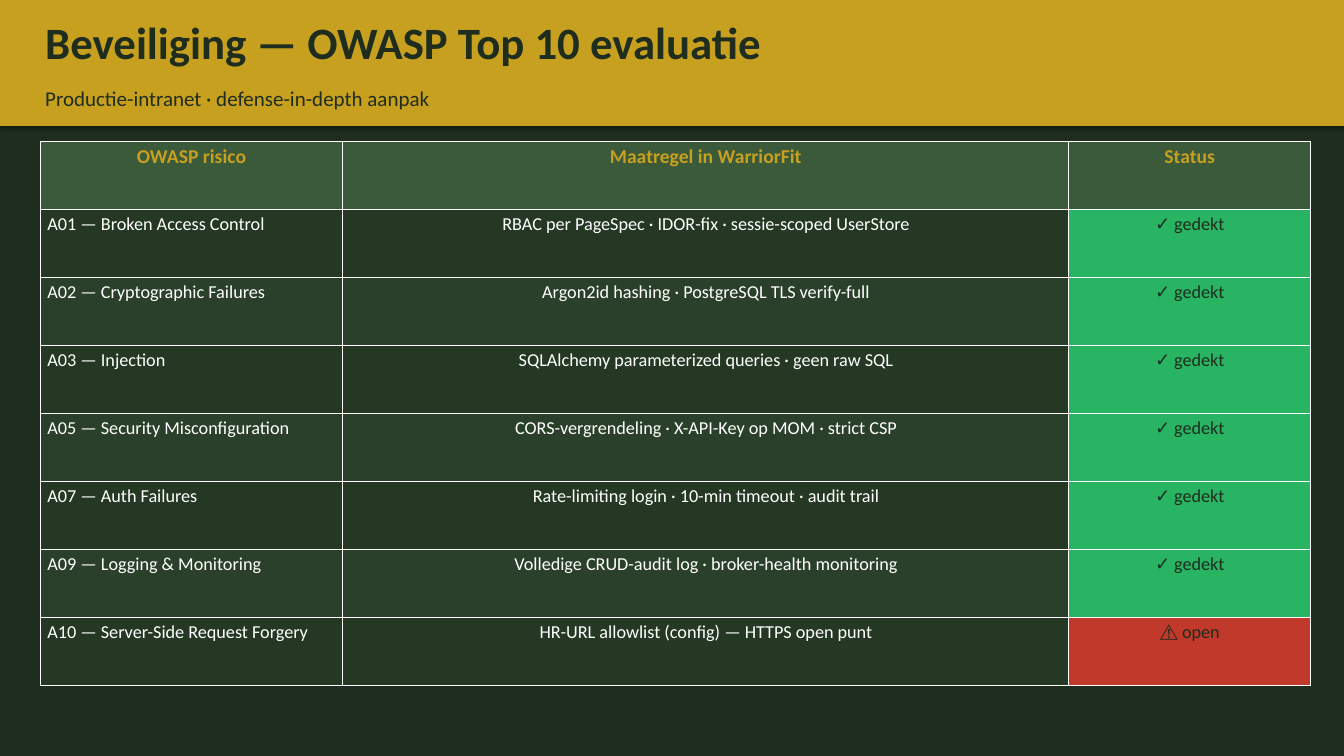
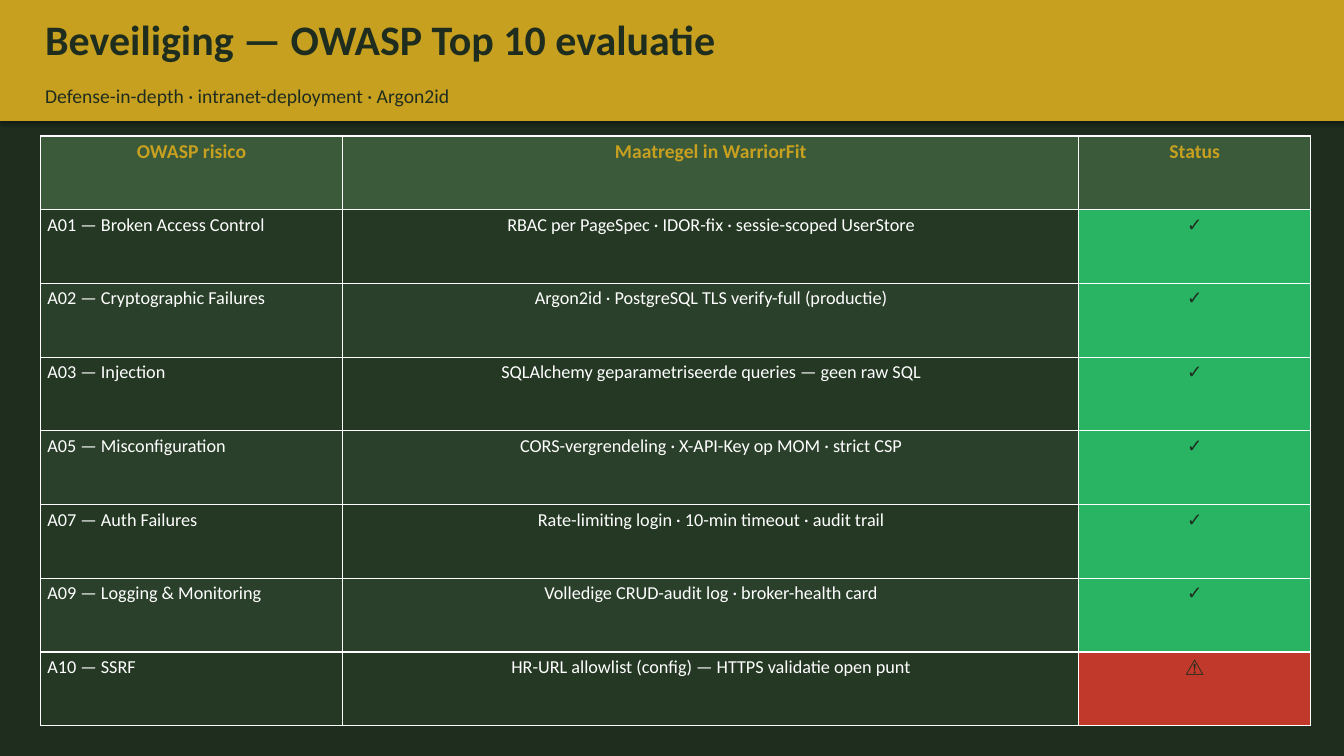
Before and after one commit to BenoitGoethals/WarriorFit, a slide deck: slide 13 of documentation/WarriorFit_Presentatie_10min_NL.pptx (slide 10 before the commit). Drawn at 1344x756 pixels with LibreOffice and Linux fonts; fonts in the diff are those of the drawing. Boxes give left, top, right and bottom in pixels: in the first picture for what was removed or moved away, otherwise in the second. Text is boxed around its words. In the diff, an @@ line names an element or a change of style, - is before the commit and + after.

Commit message:
Update 10-minute deck script: slides expanded to 17, refinements & helpers added
- Added 2 new slides and refined existing slide scripts.
- Expanded slide helpers: new functions for KPI rows, bullets, and better image handling.
- Consolidated palette and layout settings for cleaner code.
- Updated slide titles, flow, and content to reflect enhanced architecture and compliance emphasis.

```diff
--- a/documentation/WarriorFit_Presentatie_10min_NL.pptx
+++ b/documentation/WarriorFit_Presentatie_10min_NL.pptx
@@ rectangle: place and size @@
-rectangle at bbox=[0, 0, 1344, 126]
+rectangle at bbox=[0, 0, 1344, 121]
@@ text "Beveiliging — OWASP Top 10 ..." at bbox=[45, 25, 715, 62]: size 32 to 30 pt @@
@@ text at bbox=[45, 89, 449, 107]: text changed; size 15 to 14 pt @@
-Productie-intranet · defense-in-depth aanpak
+Defense-in-depth · intranet-deployment · Argon2id
@@ table at bbox=[40, 136, 1311, 726] @@
-row 2, column 3: ✓ gedekt
+row 2, column 3: ✓
-row 3, column 2: Argon2id hashing · PostgreSQL TLS verify-full
+row 3, column 2: Argon2id · PostgreSQL TLS verify-full (productie)
-row 3, column 3: ✓ gedekt
+row 3, column 3: ✓
-row 4, column 2: SQLAlchemy parameterized queries · geen raw SQL
+row 4, column 2: SQLAlchemy geparametriseerde queries — geen raw SQL
-row 4, column 3: ✓ gedekt
+row 4, column 3: ✓
-row 5, column 1: A05 — Security Misconfiguration
+row 5, column 1: A05 — Misconfiguration
-row 5, column 3: ✓ gedekt
+row 5, column 3: ✓
-row 6, column 3: ✓ gedekt
+row 6, column 3: ✓
-row 7, column 2: Volledige CRUD-audit log · broker-health monitoring
+row 7, column 2: Volledige CRUD-audit log · broker-health card
-row 7, column 3: ✓ gedekt
+row 7, column 3: ✓
-row 8: A10 — Server-Side Request Forgery | HR-URL allowlist (config) — HTTPS open punt | ⚠ open
+row 8: A10 — SSRF | HR-URL allowlist (config) — HTTPS validatie open punt | ⚠
@@ table: place and size @@
-table at bbox=[40, 141, 1311, 686]
+table at bbox=[40, 136, 1311, 726]
```
Also in this commit, not shown: 12 other slides changed, 4 slides added, 2 slides removed, 1 other file.
